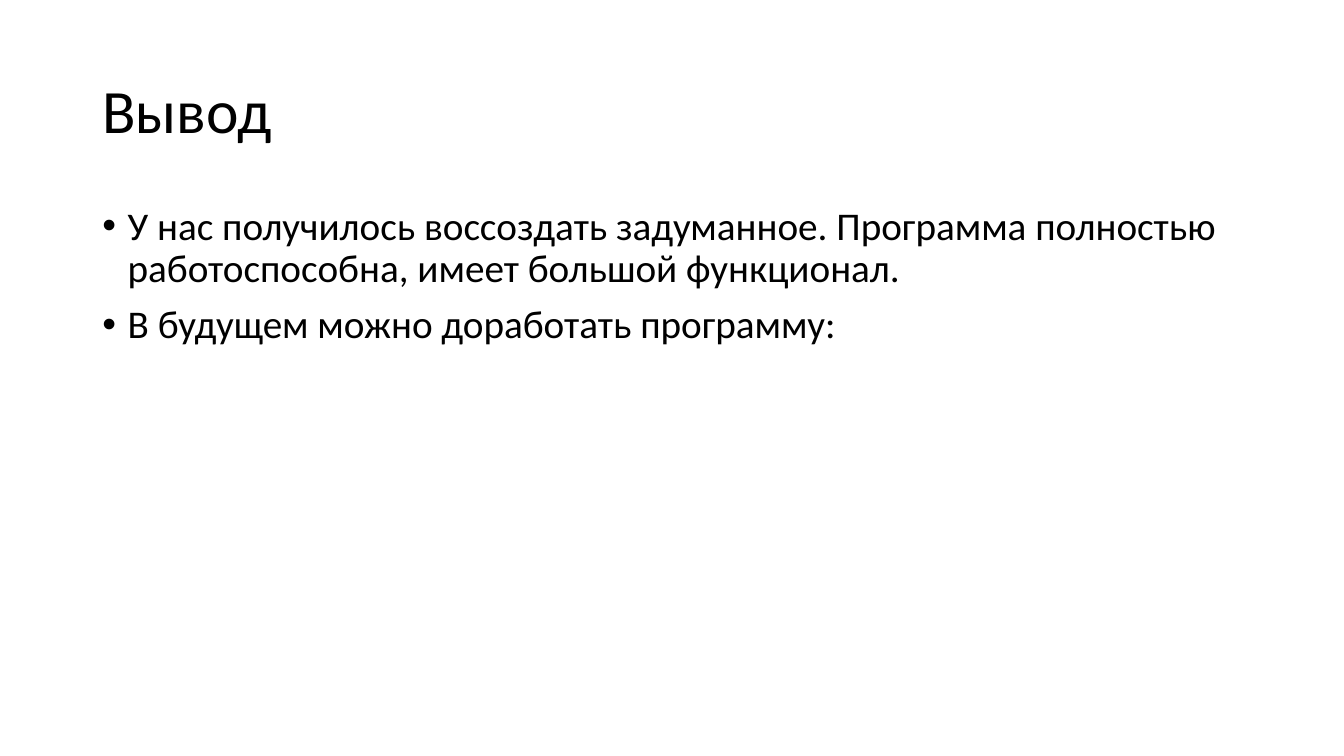
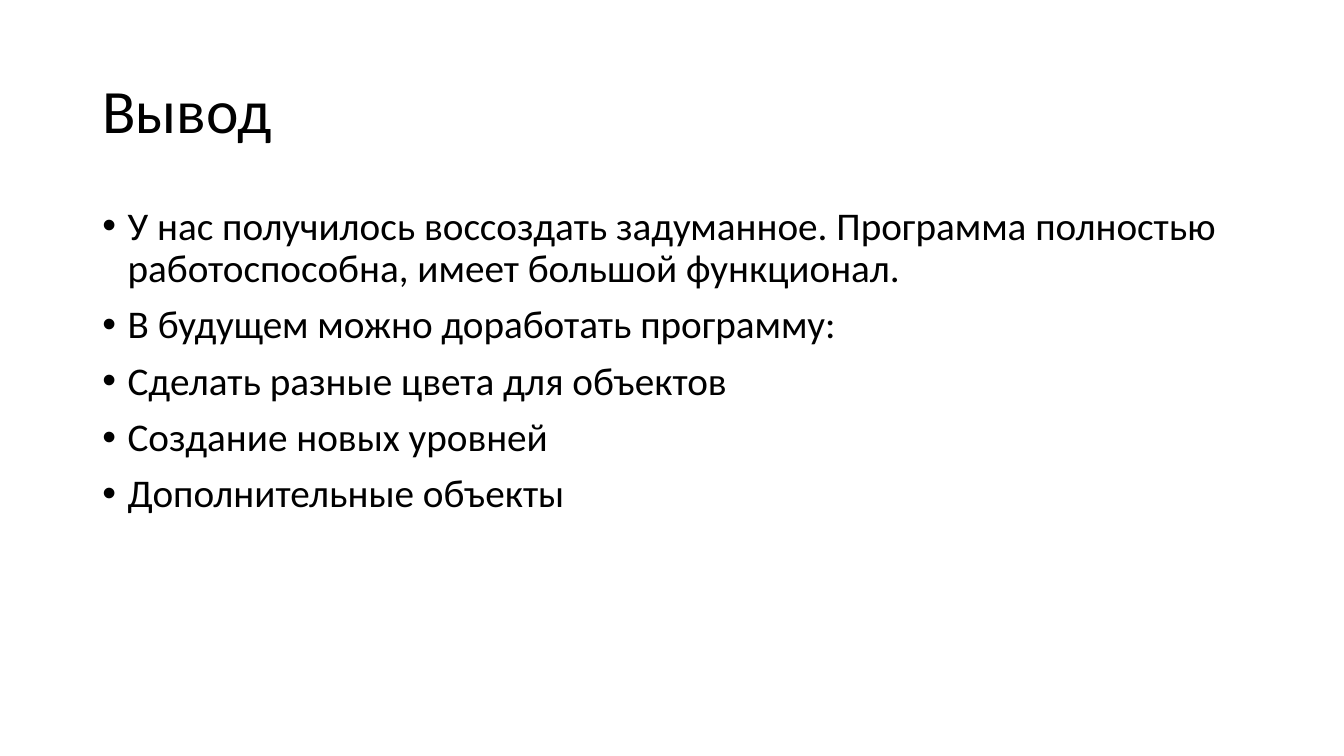
Before and after one commit to cheeeeel/fire-and-water, a slide deck: slide 7 of общие/презетация.pptx (slide 4 before the commit). Drawn at 1344x756 pixels with LibreOffice and Linux fonts; fonts in the diff are those of the drawing. Boxes give left, top, right and bottom in pixels: in the first picture for what was removed or moved away, otherwise in the second. Text is boxed around its words. In the diff, an @@ line names an element or a change of style, - is before the commit and + after.

```diff
--- a/общие/презетация.pptx
+++ b/общие/презетация.pptx
@@ text at [128,368,726,513]: paragraphs added @@
+• Сделать разные цвета для объектов
+• Создание новых уровней
+• Дополнительные объекты
```
Also in this commit, not shown: 3 slides added, 2 other files.
